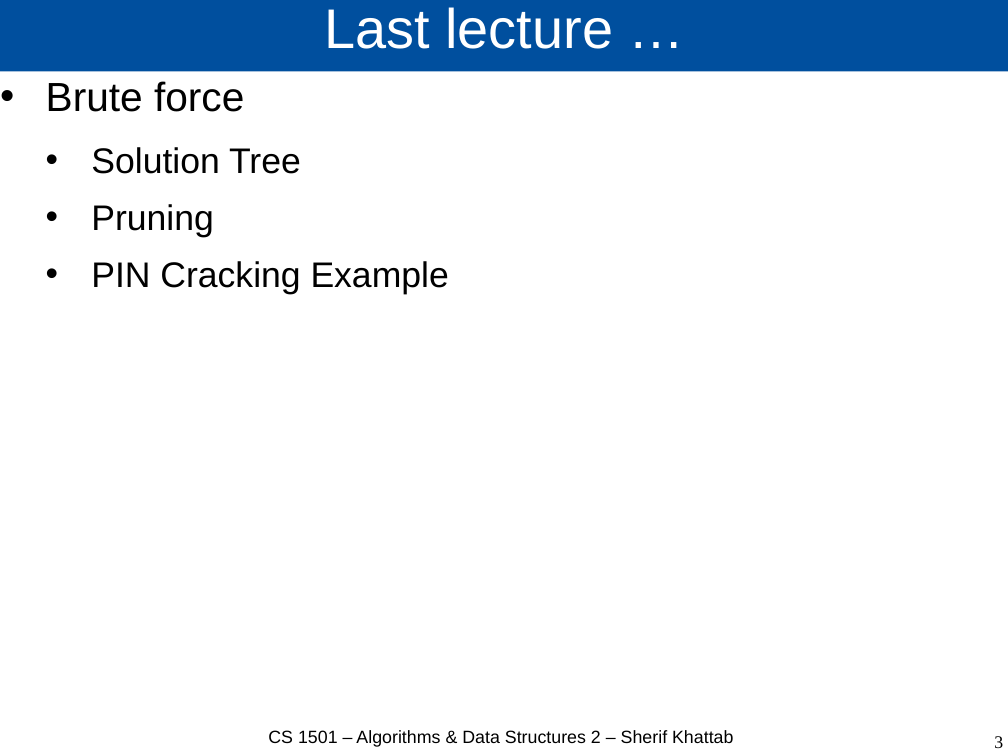
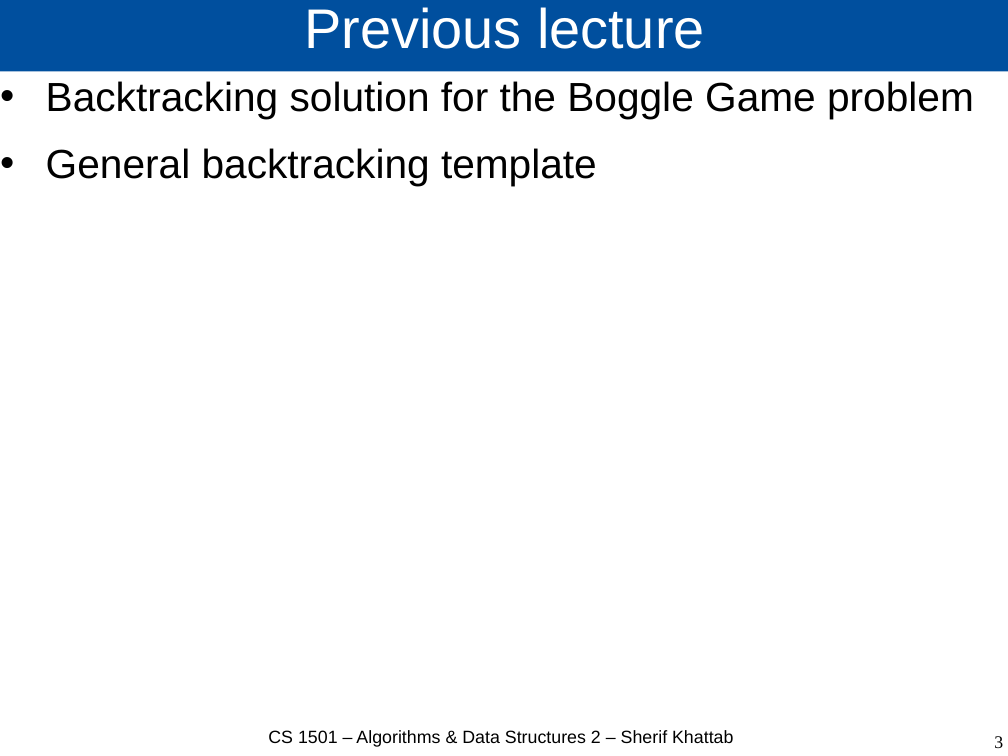
Before and after one commit to cs1501-2224/handouts, a slide deck: slide 3 of DraftSlides/Lecture3.pptx. Drawn at 1008x756 pixels with LibreOffice and Linux fonts; fonts in the diff are those of the drawing. Boxes give left, top, right and bottom in pixels: in the first picture for what was removed or moved away, otherwise in the second. Text is boxed around its words. In the diff, an @@ line names an element or a change of style, - is before the commit and + after.

Commit message:
Lecture 3

```diff
--- a/DraftSlides/Lecture3.pptx
+++ b/DraftSlides/Lecture3.pptx
@@ title at box(304, 7, 705, 49): text changed @@
-Last lecture …
+Previous lecture
@@ text at box(46, 81, 974, 186): text changed; size 28 to 32 pt @@
-• Brute force
-  • Solution Tree
-  • Pruning
-  • PIN Cracking Example
+• Backtracking solution for the Boggle Game problem
+• General backtracking template
```
Also in this commit, not shown: 2 other slides changed, 20 slides added, 2 other files.
